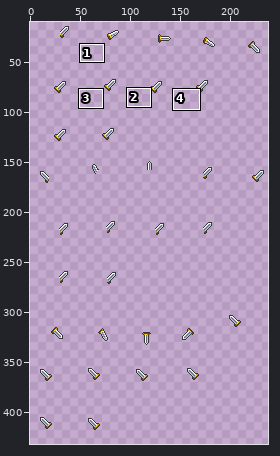
Two versions of one sprite sheet, client/img/1/NFT_82a0d06a8424a4620226b605d7267de92c6c353baa94be0e01eabe3f23c40da1.png. The first picture is a wide view before the edit; the outline marks the close-up.
Close-up. As it was:
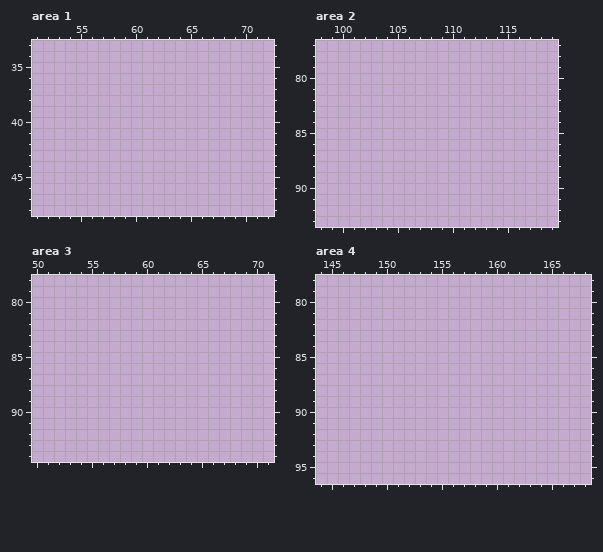
The file is 240x432 pixels. Colours within 5 levels of each other are drawn and written as one. Shown: area 1: x 51..72, y 33..48; area 2: x 98..119, y 77..93; area 3: x 50..71, y 78..94; area 4: x 144..168, y 78..96. The wide view leaves out empty margins. The commit also changed other parts of the picture, which this record leaves out.
After:
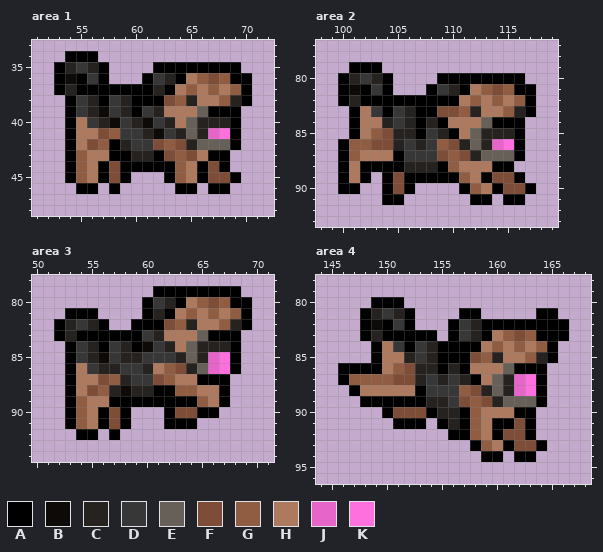
Palette (. is transparent): A #000000  B #0e0a07  C #26221f  D #373737  E #666058  F #7d4d37  G #905d42  H #ad7a5f  J #e665c9  K #ff70df
From old to new:
--- area 1
@@ x 51..72 @@
 33 ......................
-34 ......................
-35 ......................
-36 ......................
-37 ......................
-38 ......................
-39 ......................
-40 ......................
-41 ......................
-42 ......................
-43 ......................
-44 ......................
-45 ......................
-46 ......................
+34 ...AAA................
+35 ..ACDCA....AAAAAAAA...
+36 ..ABADA...ADCAHGFGAA..
+37 ..ACAAAAAAACAHGHGHGA..
+38 ...ADCADCAAAFGCHHGCA..
+39 ...ADCBDCADCHHHEAAA...
+40 ...AHDCBDCBDCHECCCA...
+41 ...AHHFGDDCBDCECJKA...
+42 ...AHFGACDDFGFCEEEA...
+43 ...AGHHAACCAFGFHAA....
+44 ...AGHAFAAAAAGHAFA....
+45 ...AGHAFA...AGHAFFA...
+46 ....AA.A.....AA.AA....
 47 ......................
--- area 2
@@ x 98..119 @@
 78 ......................
-79 ......................
-80 ......................
-81 ......................
-82 ......................
-83 ......................
-84 ......................
-85 ......................
-86 ......................
-87 ......................
-88 ......................
-89 ......................
-90 ......................
-91 ......................
+79 ...AAA................
+80 ..ACDCA....AAAAAAAA...
+81 ..ABADA...ADCAHGFGAA..
+82 ..ACAAAAAAAAAHGHGHGA..
+83 ...AHDADCAAFFGCHHGCA..
+84 ...AHHCDCACAHHHEAAA...
+85 ...AHGFCCADCAHECCCA...
+86 ..AGGFFCDCDGFCECJKA...
+87 ..AGHHHADDDFGFCEEEA...
+88 ..AHAAAACCCAGHHHAA....
+89 ..AHA.AFAAAAAGHAFFA...
+90 ..AA..AFA....AGHAFFA..
+91 ......AA......AA.AA...
 92 ......................
--- area 3
@@ x 50..71 @@
 78 ......................
-79 ......................
-80 ......................
-81 ......................
-82 ......................
-83 ......................
-84 ......................
-85 ......................
-86 ......................
-87 ......................
-88 ......................
-89 ......................
-90 ......................
-91 ......................
-92 ......................
+79 ...........AAAAAAAA...
+80 ..........ADCAHGFGAA..
+81 ...AAA....ACAHGHGHGA..
+82 ..ACDCA..AAAFGCHHGCA..
+83 ..ACAAAAAADCHHHEAAA...
+84 ...ADCADCABDCHECCCA...
+85 ...ADCBDCCDDDCECJKA...
+86 ...AHDCCDDCHGFCEJKA...
+87 ...AHHFGCDDFGHHAAA....
+88 ...AHFGCBCCAAGGHHA....
+89 ...AGHHAAAAAAAAGHA....
+90 ...AGHAFA...AFFAA.....
+91 ...AGHAFA...AAA.......
+92 ....AA.A..............
 93 ......................
--- area 4
@@ x 144..168 @@
 79 .........................
-80 .........................
-81 .........................
-82 .........................
-83 .........................
-84 .........................
-85 .........................
-86 .........................
-87 .........................
-88 .........................
-89 .........................
-90 .........................
-91 .........................
-92 .........................
-93 .........................
-94 .........................
+80 .....AAA.................
+81 ....ACDCA....AA.....AA...
+82 ....ABADA...ADCAAAAAAAA..
+83 ....ACAAAAA.ADCAHGFGAAA..
+84 .....AHDADCAAAAHGHGHGA...
+85 .....AHHCDCAAAFGCHHGCA...
+86 ..AAAAHGFCCACAHHHEAAA....
+87 ..AGGGGFFCDCDCAHECJKA....
+88 ...AHHHHHADDDGFCECJKA....
+89 ....AAAAAACCDFGFCEEEA....
+90 ......AFFFACCAGHHHAA.....
+91 .......AAA.ACAGHAAFA.....
+92 ............AAGHAFFA.....
+93 ..............AGHAFFA....
+94 ...............AA.AA.....
 95 .........................
